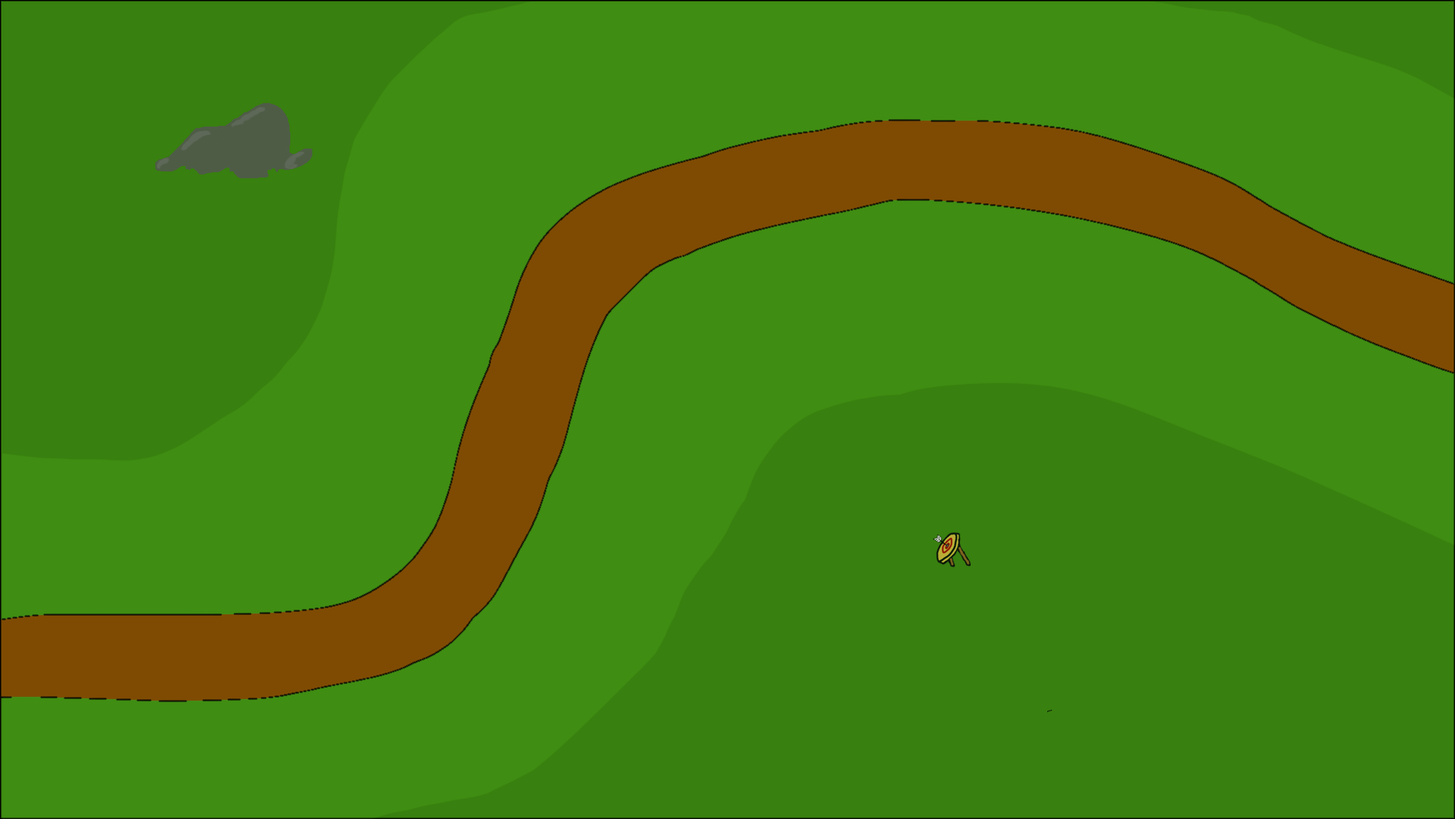
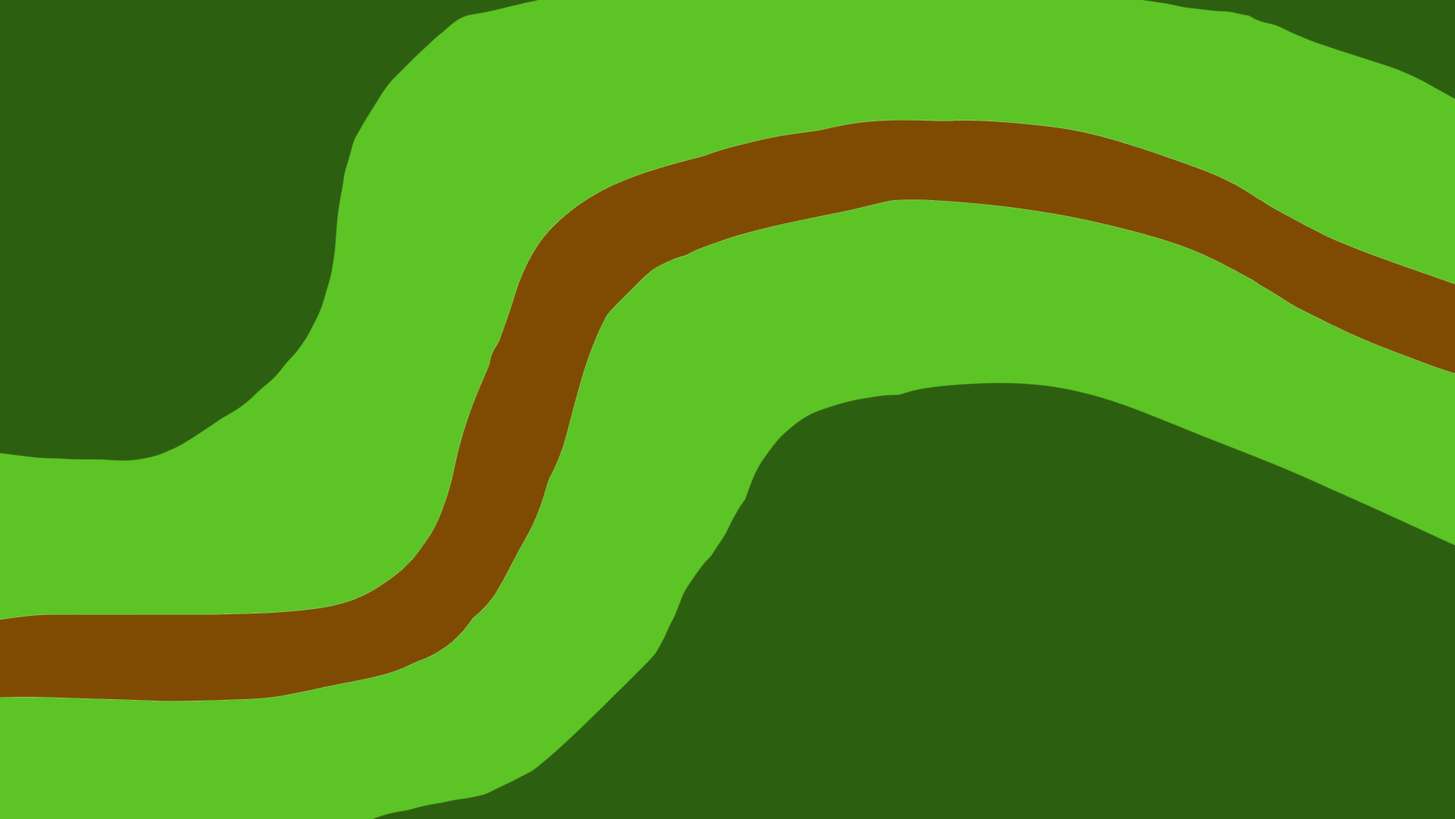
Layers edited between the first and the second w=1455, h=819 image:
removed layer "Layer 5" (was 13%) over [left=2, top=1, right=1455, bottom=819]
removed layer "Layer 7" over [left=1047, top=709, right=1053, bottom=713]
removed layer "Layer 6" over [left=933, top=532, right=971, bottom=568]
removed layer "Layer 4" over [left=154, top=102, right=314, bottom=179]
removed layer "Layer 2" over [left=0, top=0, right=1455, bottom=819]
showed "Layer 1", painted on it over [left=0, top=446, right=805, bottom=705]
painted on "Background" over [left=2, top=1, right=1455, bottom=819]
